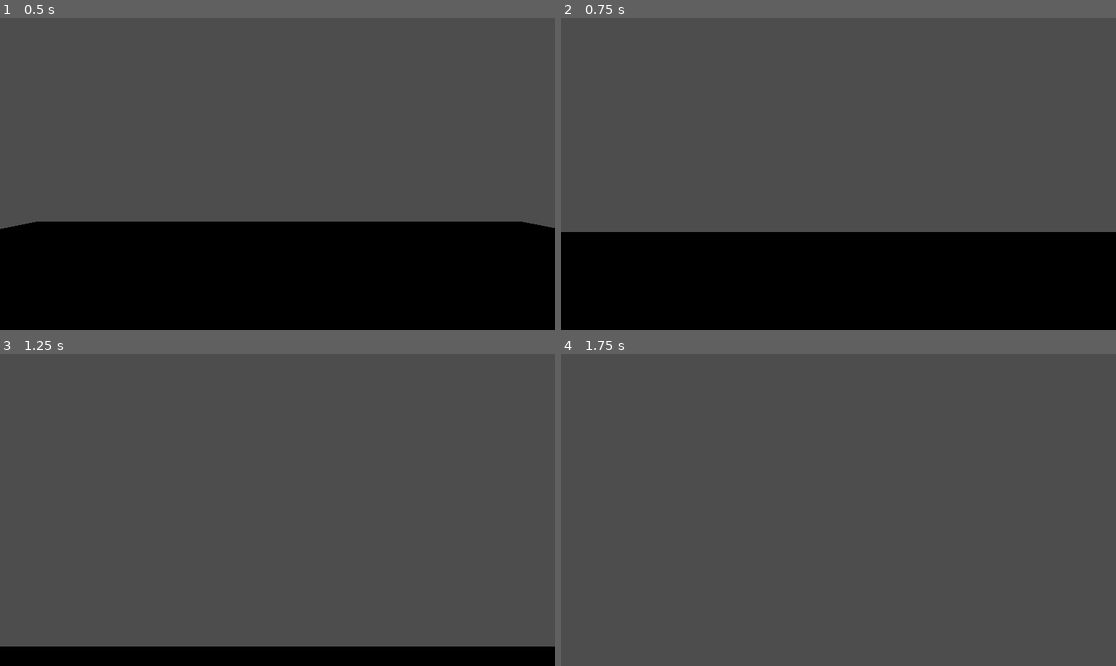
Above: before the commit, frames 1-4 (two rows, left to right).
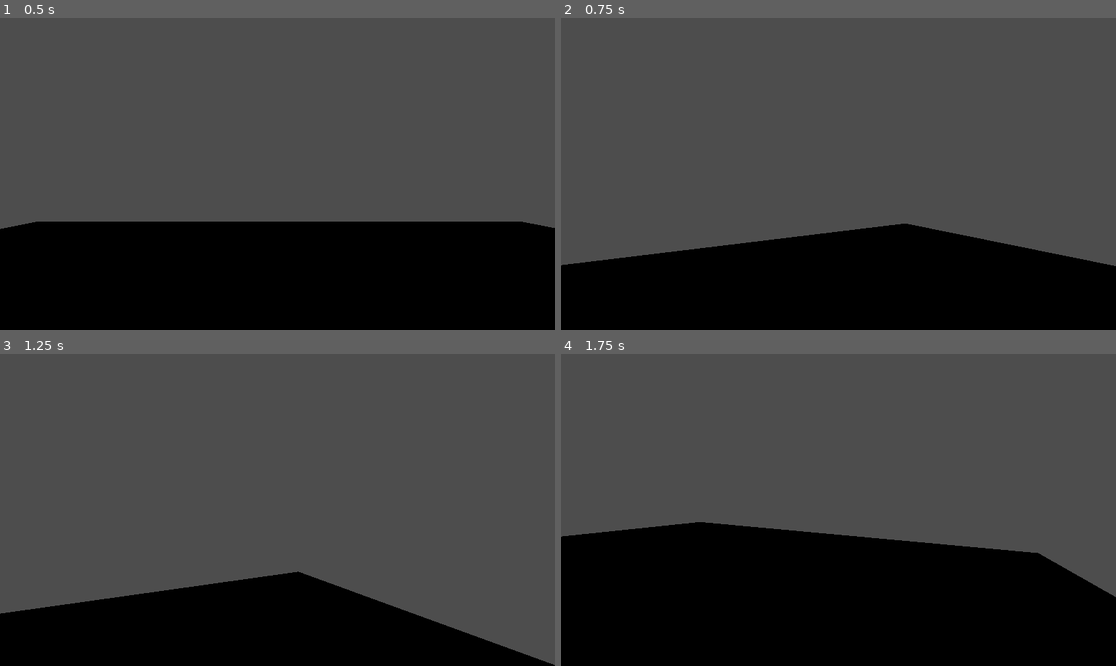
Above: after the commit, the same moments.

Repository: RadRaban/rotacja_chodzenie_cos
Game: Godot game, scene res://gra na tel.tscn
The game is run twice, just before and just after one commit, with the same random seed, the same clock (stepped at 60 frames per second) and the same inputs.
Inputs (mouse positions are in pixels of both pictures, inside the frame that each line leads up to):
- Up to frame 1 (0.5 s): no input
- Up to frame 2 (0.75 s): tap Enter at 0.5 s; move the mouse to (960, 158) at 0.52 s; press the mouse at (960, 158) at 0.53 s; hold Right (ui_right) from 0.53 s (still down)
- Up to frame 3 (1.25 s): keep holding Right (ui_right)
- Up to frame 4 (1.75 s): move the mouse to (727, 525) at 1.27 s; release Right (ui_right) at 1.28 s; release the mouse at (727, 525) at 1.28 s; hold Down (ui_down) from 1.28 s (still down); click (727, 525) at 1.35 s

Frame 1 is identical in both runs. In frame 2, 4.6% of the frame differs, in the area x 0-100%, y 65-80%; in frame 3, 14%; in frame 4, 40%, in the area x 0-100%, y 53-100%.

Commit message:
nie wiem

Diff:
--- a/gra na tel.tscn
+++ b/gra na tel.tscn
@@ -1,6 +1,7 @@
-[gd_scene load_steps=6 format=3 uid="uid://b0c2wep6sl753"]
+[gd_scene load_steps=7 format=3 uid="uid://b0c2wep6sl753"]
 
 [ext_resource type="Script" uid="uid://nau3bwd41f0x" path="res://player.gd" id="1_3mqyj"]
+[ext_resource type="PackedScene" uid="uid://jl5imnd8ov32" path="res://modele/chair.glb" id="2_1ax8s"]
 
 [sub_resource type="CapsuleShape3D" id="CapsuleShape3D_1ax8s"]
 
@@ -36,3 +37,6 @@
 
 [node name="MeshInstance3D" type="MeshInstance3D" parent="StaticBody3D"]
 mesh = SubResource("BoxMesh_6x6qc")
+
+[node name="Sketchfab_Scene" parent="." instance=ExtResource("2_1ax8s")]
+transform = Transform3D(0.253489, -1.023e-05, -0.000214291, 1.25929e-05, 0.204045, -0.00016236, 0.000197226, 0.000120271, 0.275432, -2.18003, 0.630607, 3.81709)
--- a/player.gd
+++ b/player.gd
@@ -9,8 +9,24 @@
 var MIN_PITCH = deg_to_rad(-80.0)
 
 # Czułość
-var ROTATE_SPEED = 2.5   # obrót gracza (lewo/prawo) – akcelerometr
-var PITCH_SPEED = 5.0    # obrót kamery (góra/dół) – żyroskop
+var ROTATE_SPEED = 2.5  # akcelerometr – obrót gracza
+var PITCH_SPEED = 5.0   # żyroskop – kamera góra/dół
+var MOUSE_SENS = 0.002  # czułość myszy
+
+func _ready():
+	Input.set_mouse_mode(Input.MOUSE_MODE_CAPTURED)
+
+func _input(event):
+	if event is InputEventKey and event.pressed and event.keycode == KEY_ESCAPE:
+		get_tree().quit()  # Zamknij grę
+
+	if event is InputEventMouseMotion:
+		# Obrót gracza lewo/prawo
+		rotate_y(-event.relative.x * MOUSE_SENS)
+
+		# Obrót kamery góra/dół
+		pitch_angle = clamp(pitch_angle - event.relative.y * MOUSE_SENS, MIN_PITCH, MAX_PITCH)
+		head.rotation.x = pitch_angle
 
 func _physics_process(delta):
 	# Grawitacja
@@ -19,28 +35,36 @@
 	else:
 		velocity.y = 0
 
-	# 📱 Akcelerometr – pochylanie telefonu lewo/prawo (do obracania gracza)
+	# 📱 Akcelerometr – pochylanie telefonu lewo/prawo
 	var accel = Input.get_accelerometer()
-	var roll = accel.x  # ←→
+	var roll = accel.x
+	rotate_y(-roll * ROTATE_SPEED * delta)
 
-	# 📱 Żyroskop – obracanie telefonu (do kamery góra/dół)
+	# 📱 Żyroskop – obrót kamery góra/dół
 	var gyro = Input.get_gyroscope()
 	var pitch_delta = gyro.x * PITCH_SPEED * delta
-
-	# ✅ Obracamy gracza lewo/prawo cały czas, gdy ekran pochylony
-	rotate_y(-roll * ROTATE_SPEED * delta)
-
-	# ✅ Kamera – obrót góra/dół z limitem
 	pitch_angle = clamp(pitch_angle + pitch_delta, MIN_PITCH, MAX_PITCH)
 	head.rotation.x = pitch_angle
 
-	# 👉 Ruch do przodu przy dotknięciu ekranu
+	# 👉 Ruch – dotyk (do przodu) + WASD
+	var direction = Vector3.ZERO
+
+	# Ekran dotknięty – do przodu
 	if Input.is_action_pressed("touch"):
-		var forward = -transform.basis.z
-		velocity.x = forward.x * SPEED
-		velocity.z = forward.z * SPEED
-	else:
-		velocity.x = 0
-		velocity.z = 0
+		direction -= transform.basis.z
+
+	# Klawiatura – WASD
+	if Input.is_action_pressed("ui_up"):
+		direction -= transform.basis.z
+	if Input.is_action_pressed("ui_down"):
+		direction += transform.basis.z
+	if Input.is_action_pressed("ui_left"):
+		direction -= transform.basis.x
+	if Input.is_action_pressed("ui_right"):
+		direction += transform.basis.x
+
+	direction = direction.normalized()
+	velocity.x = direction.x * SPEED
+	velocity.z = direction.z * SPEED
 
 	move_and_slide()
Binary file added: modele/chair.glb
Not shown, added: modele/chair.glb.import
Binary file added: modele/chair_0.png
Not shown, added: modele/chair_0.png.import
Binary file added: modele/chair_1.png
Not shown, added: modele/chair_1.png.import
Binary file added: modele/chair_2.png
Not shown, added: modele/chair_2.png.import
